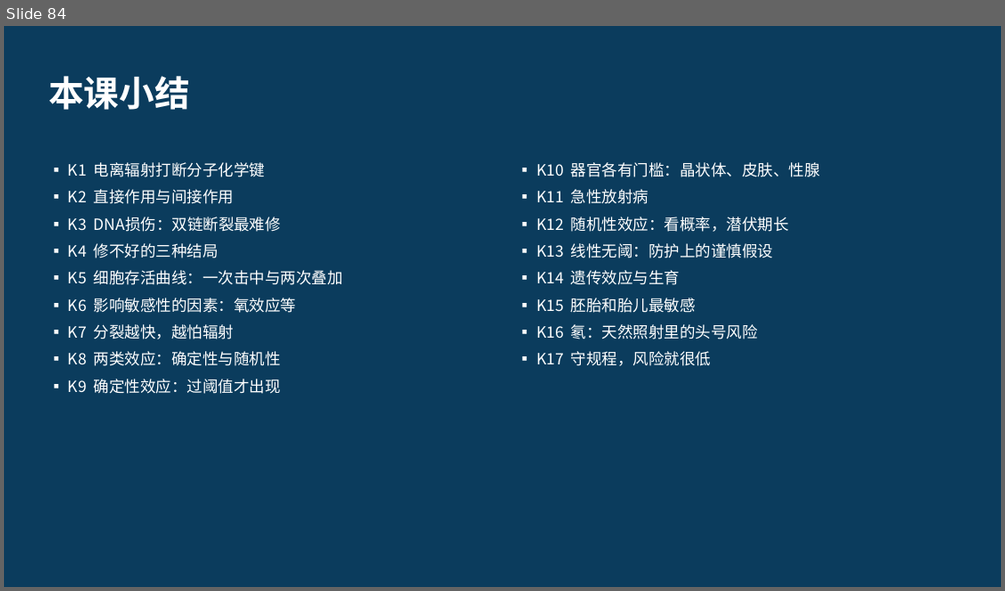
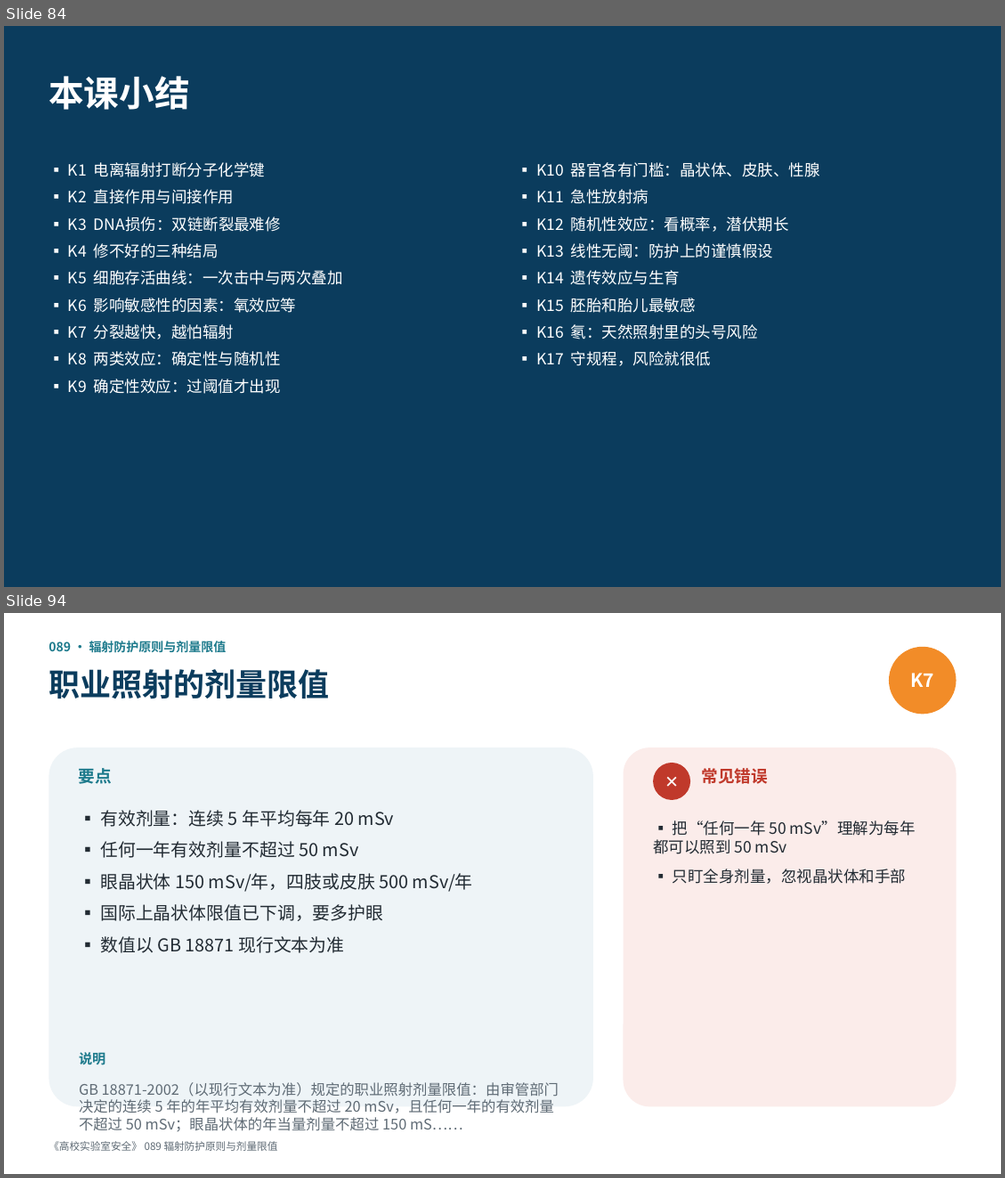
Before and after one commit to hanrongwx-max/videoyoutubo, a slide deck: course/高校实验室安全/课件/第7章_辐射安全.pptx. Shown one above the other, each under a label of ours: slide 84 before the commit, slides 84 and 94 after it; the slides between them are not shown. The pictures are 1005x591 and 1005x1178 pixels, drawn with LibreOffice and Linux fonts; fonts in the diff are those of the drawing. Boxes give left, top, right and bottom in pixels: in the first picture for what was removed or moved away, otherwise in the second. Text is boxed around its words. In the diff, an @@ line names an element or a change of style, - is before the commit and + after.

```diff
--- a/course/高校实验室安全/课件/第7章_辐射安全.pptx
+++ b/course/高校实验室安全/课件/第7章_辐射安全.pptx
@@ slide 94 added at [4, 613, 1001, 1174], background #FFFFFF @@
@@ text added at [48, 639, 226, 655], 12 pt, text #1D7A8C, bold @@
+089 · 辐射防护原则与剂量限值
@@ ellipse added at [889, 647, 956, 714], fill #F28C28, 18 pt, text #FFFFFF, bold @@
+K7
@@ text added at [48, 669, 329, 699], 30 pt, text #0B3C5D, bold @@
+职业照射的剂量限值
@@ rounded rectangle added at [48, 747, 593, 1107], fill #EEF4F7 @@
@@ text added at [79, 768, 112, 784], 16 pt, text #1D7A8C, bold @@
+要点
@@ rounded rectangle added at [623, 747, 956, 1107], fill #FBECEA @@
@@ ellipse added at [653, 763, 690, 800], fill #C0392B, 16 pt, text #FFFFFF, bold @@
+✕
@@ text added at [702, 768, 768, 784], 16 pt, text #C0392B, bold @@
+常见错误
@@ text added at [100, 810, 473, 953], 17 pt, text #222B33 @@
+▪ 有效剂量：连续 5 年平均每年 20 mSv
+▪ 任何一年有效剂量不超过 50 mSv
+▪ 眼晶状体 150 mSv/年，四肢或皮肤 500 mSv/年
+▪ 国际上晶状体限值已下调，要多护眼
+▪ 数值以 GB 18871 现行文本为准
@@ text added at [653, 820, 915, 884], 15 pt, text #222B33 @@
+▪ 把“任何一年 50 mSv”理解为每年都可以照到 50 mSv
+▪ 只盯全身剂量，忽视晶状体和手部
@@ text added at [79, 1052, 105, 1064], 13 pt, text #1D7A8C, bold @@
+说明
@@ text added at [79, 1082, 558, 1131], 14 pt, text #5F6B75 @@
+GB 18871-2002（以现行文本为准）规定的职业照射剂量限值：由审管部门决定的连续 5 年的年平均有效剂量不超过 20 mSv，且任何一年的有效剂量不超过 50 mSv；眼晶状体的年当量剂量不超过 150 mS……
@@ text added at [48, 1141, 278, 1151], 10 pt, text #5F6B75 @@
+《高校实验室安全》 089 辐射防护原则与剂量限值
```
Also in this commit, not shown: 20 other slides added, 2 other files.
